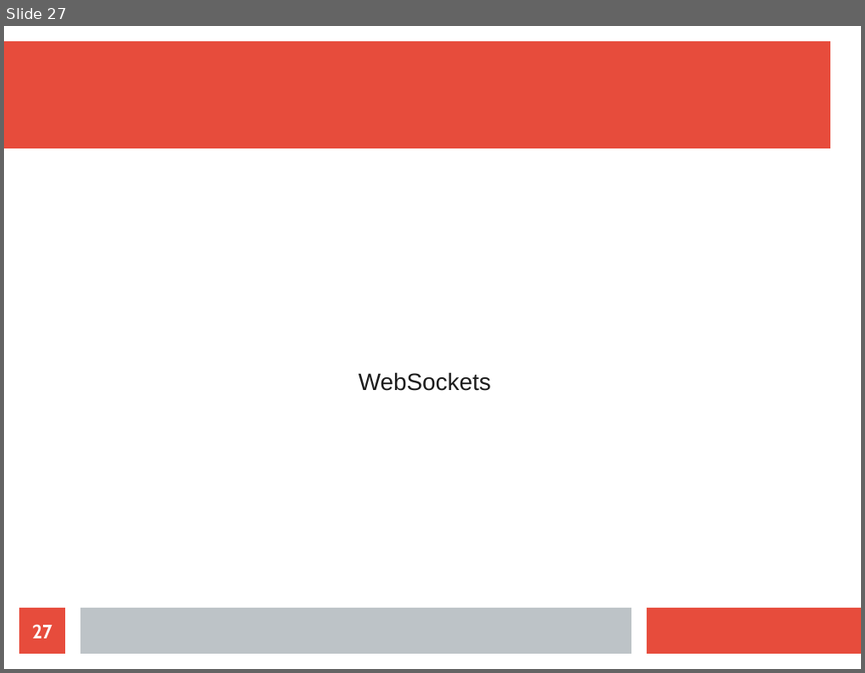
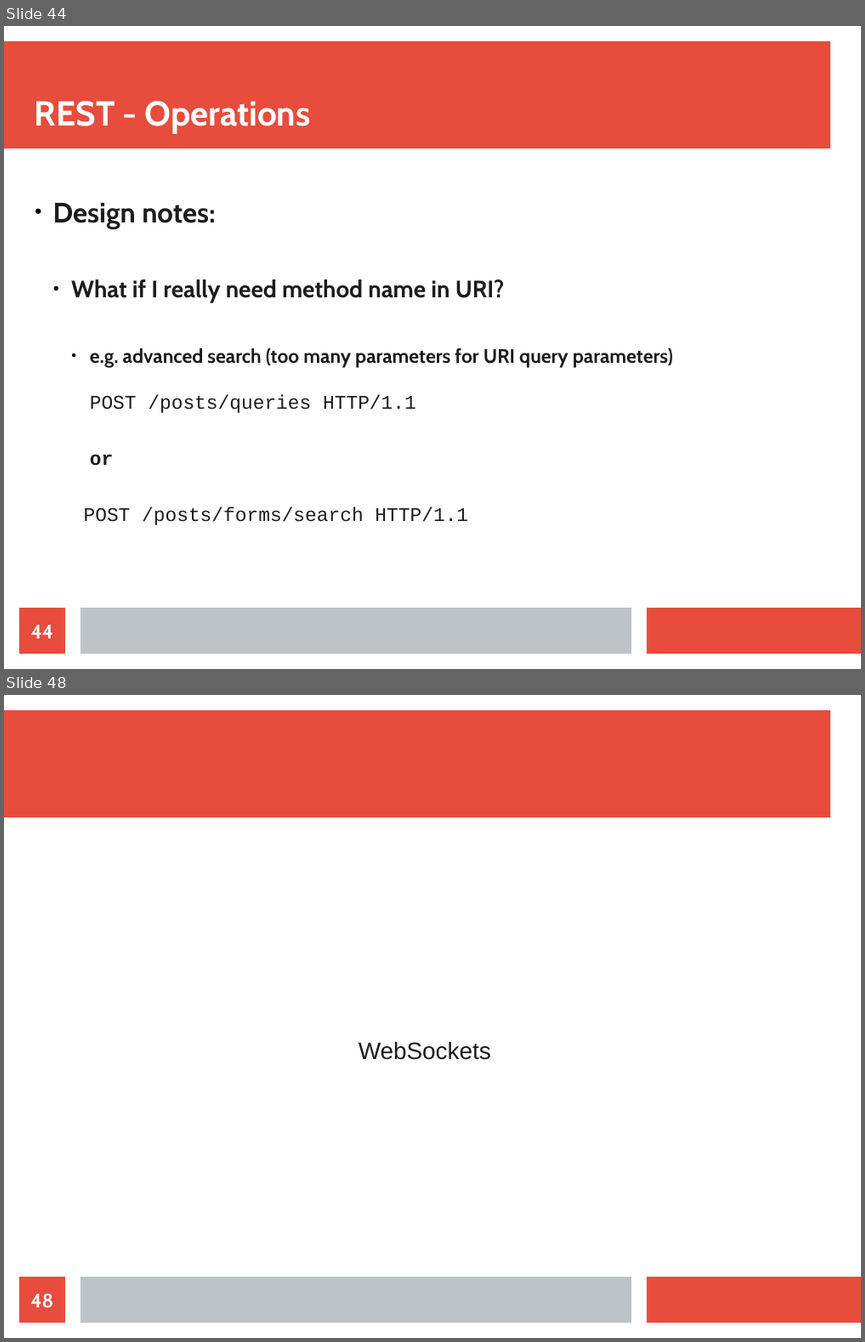
Before and after one commit to maxotta/pia-labs, a slide deck: lectures/ws_wsockets/ws_wsockets.odp. Shown one above the other, each under a label of ours: slide 27 before the commit, slides 44 and 48 after it; the slides between them are not shown. The pictures are 865x673 and 865x1342 pixels, drawn with LibreOffice and Linux fonts; fonts in the diff are those of the drawing. Boxes give left, top, right and bottom in pixels: in the first picture for what was removed or moved away, otherwise in the second. Text is boxed around its words. In the diff, an @@ line names an element or a change of style, - is before the commit and + after.

```diff
--- a/lectures/ws_wsockets/ws_wsockets.odp
+++ b/lectures/ws_wsockets/ws_wsockets.odp
@@ slide 44 added at <box>4,26,861,669</box>, background #FFFFFF; not listed: 3 template elements that a slide beside it also shows @@
@@ title added at <box>35,101,311,134</box>, 32 pt, text #FFFFFF, bold @@
+REST - Operations
@@ text added at <box>53,203,673,525</box>, 18 pt, text #1C1C1C, bold @@
+● Design notes:
+  ● What if I really need method name in URI?
+    ● e.g. advanced search (too many parameters for URI query parameters)
+      POST /posts/queries HTTP/1.1
+    or
+    POST /posts/forms/search HTTP/1.1
@@ page number added at <box>19,607,65,653</box>, fill #E74C3C, 18 pt, text #FFFFFF, bold @@
+44
@@ what was slide 27 is now slide 48 @@
@@ page number at <box>30,1293,53,1308</box>: text changed @@
-27
+48
```
Also in this commit, not shown: 20 other slides added.
